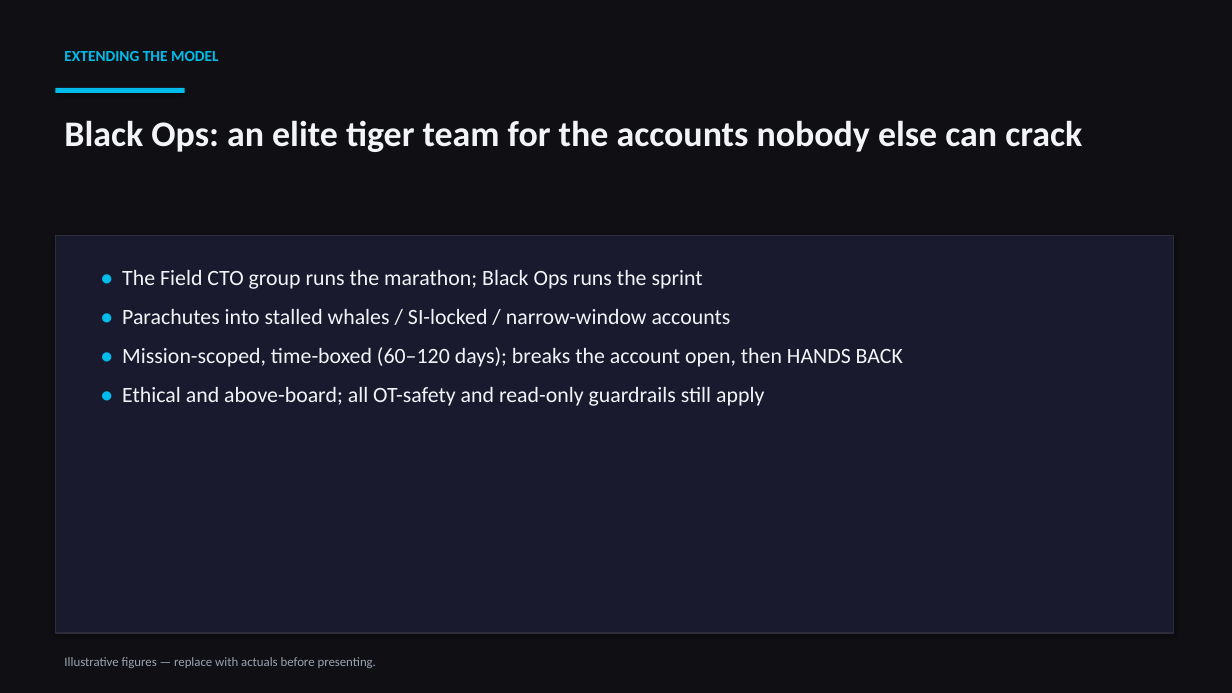
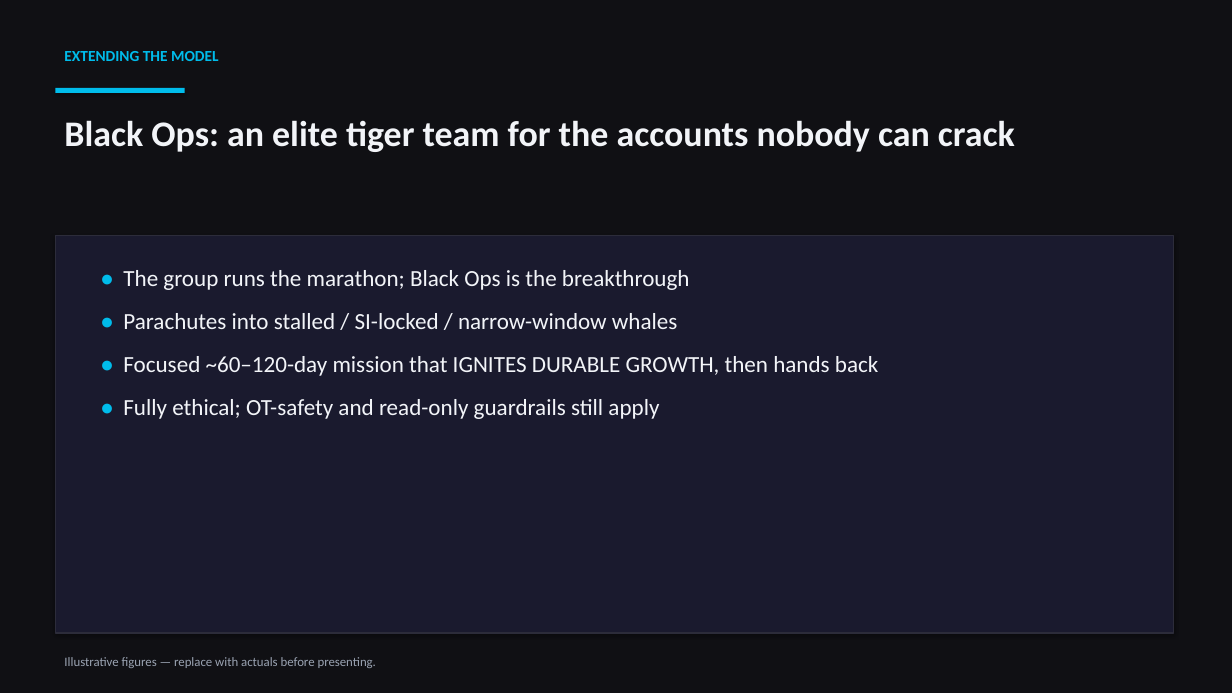
Before and after one commit to rcasey1978/FieldCTO_TacticalSelling, a slide deck: slide 6 of Field-CTO-XArch-Business-Case.pptx (slide 7 before the commit). Drawn at 1232x693 pixels with LibreOffice and Linux fonts; fonts in the diff are those of the drawing. Boxes give left, top, right and bottom in pixels: in the first picture for what was removed or moved away, otherwise in the second. Text is boxed around its words. In the diff, an @@ line names an element or a change of style, - is before the commit and + after.

```diff
--- a/Field-CTO-XArch-Business-Case.pptx
+++ b/Field-CTO-XArch-Business-Case.pptx
@@ text at (x1=64, y1=120, x2=1015, y2=152): text changed @@
-Black Ops: an elite tiger team for the accounts nobody else can crack
+Black Ops: an elite tiger team for the accounts nobody can crack
@@ text at (x1=123, y1=270, x2=878, y2=419): text changed; size 17 to 18 pt @@
-• The Field CTO group runs the marathon; Black Ops runs the sprint
-• Parachutes into stalled whales / SI-locked / narrow-window accounts
-• Mission-scoped, time-boxed (60–120 days); breaks the account open, then HANDS BACK
-• Ethical and above-board; all OT-safety and read-only guardrails still apply
+• The group runs the marathon; Black Ops is the breakthrough
+• Parachutes into stalled / SI-locked / narrow-window whales
+• Focused ~60–120-day mission that IGNITES DURABLE GROWTH, then hands back
+• Fully ethical; OT-safety and read-only guardrails still apply
```
Also in this commit, not shown: 19 other slides changed, 4 slides removed, 2 other files.
